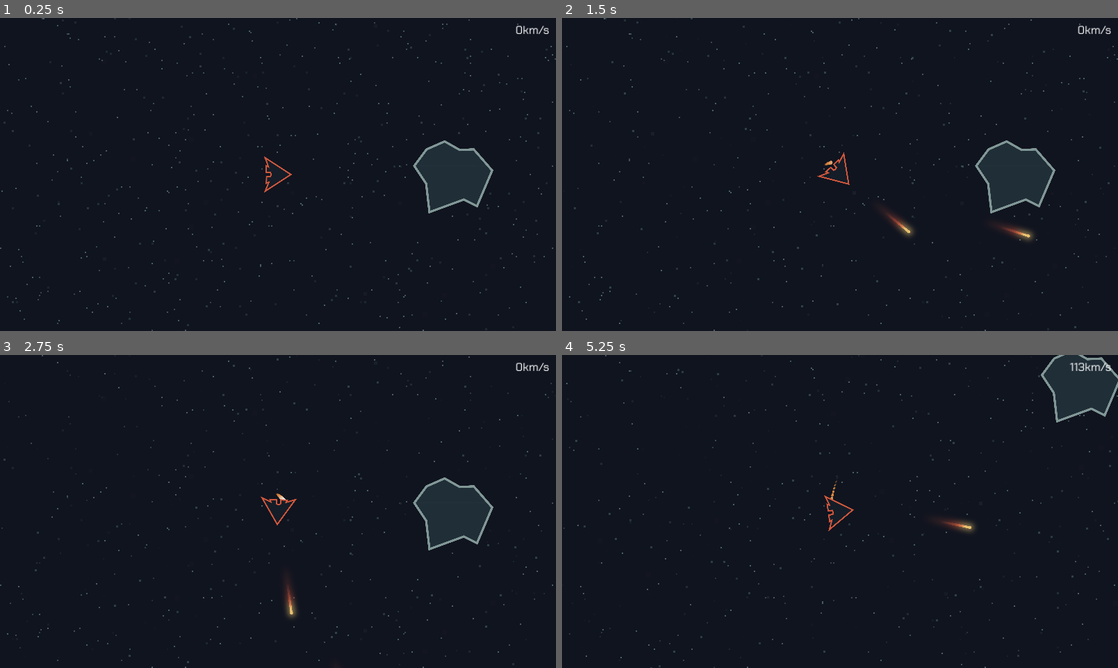
Above: before the commit, frames 1-4 (two rows, left to right).
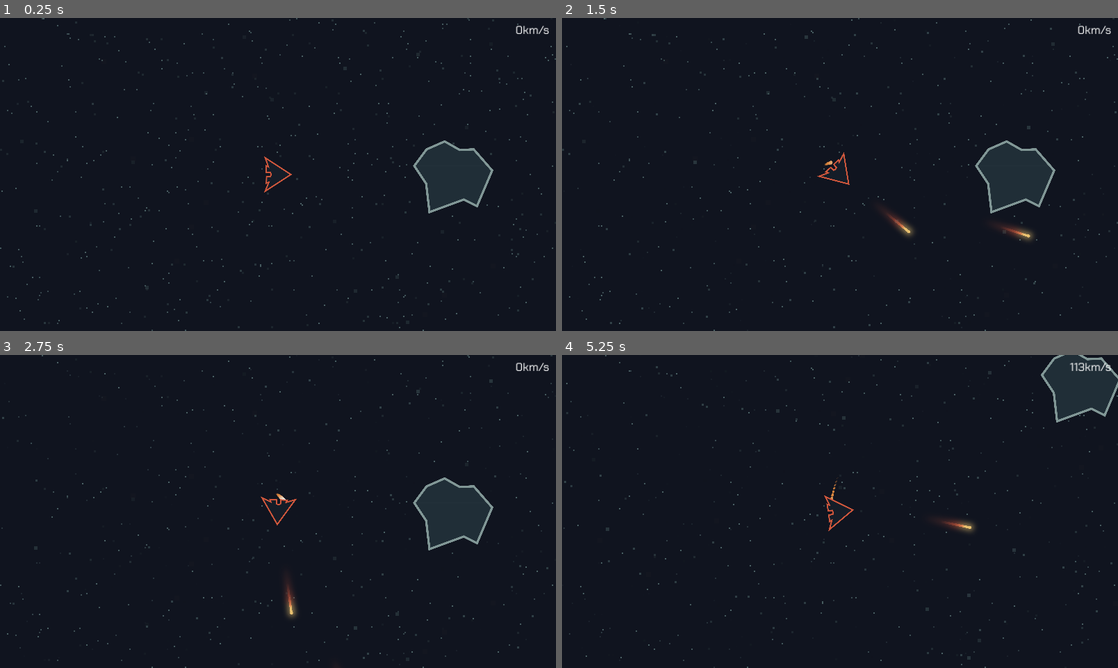
Above: after the commit, the same moments.

Repository: JoeZlonicky/asteroid-miner-prototype
Game: Godot game, scene res://game/game.tscn
Same seed, same stepped clock (60 frames per second), same inputs: the game is played once before the commit and once after it.
Inputs:
- Up to frame 1 (0.25 s): no input
- Up to frame 2 (1.5 s): tap Enter at 0.5 s; hold D (turn_right) 0.53-1.28 s; hold Space (shoot) 0.53-1.28 s; hold S (slow_down) from 1.28 s (still down); tap Space (shoot) at 1.35 s
- Up to frame 3 (2.75 s): release S (slow_down) at 2.03 s; hold D (turn_right) from 2.03 s (still down); hold Space (shoot) from 2.03 s (still down)
- Up to frame 4 (5.25 s): release D (turn_right) at 2.78 s; release Space (shoot) at 2.78 s; hold W (move_forward) 2.78-3.53 s; tap Space (shoot) at 2.85, 4.35 s; hold Space (shoot) 3.53-4.28 s; hold A (turn_left) 3.53-5.03 s; hold S (slow_down) from 5.03 s (still down); hold Space (shoot) from 5.03 s (still down)

The runs differ from the first frame. In frame 1, 0.4% of the frame differs, in the area x 0-98%, y 0-100%; in frame 2, 0.3%; in frame 3, 0.3%; in frame 4, 0.4%.

Commit message:
Reorganized art folder

Diff:
--- a/asteroid/asteroid.tscn
+++ b/asteroid/asteroid.tscn
@@ -1,8 +1,8 @@
 [gd_scene load_steps=8 format=3 uid="uid://ctr02p2rxntst"]
 
 [ext_resource type="Script" path="res://asteroid/asteroid.gd" id="1_but43"]
-[ext_resource type="Texture2D" uid="uid://p6vmxt5j72er" path="res://assets/images/asteroid.svg" id="1_juu16"]
 [ext_resource type="Shader" path="res://assets/shaders/flash.gdshader" id="2_lblnn"]
+[ext_resource type="Texture2D" uid="uid://p6vmxt5j72er" path="res://assets/art/asteroid/asteroid.svg" id="3_gckv0"]
 
 [sub_resource type="ShaderMaterial" id="ShaderMaterial_w7kl3"]
 shader = ExtResource("2_lblnn")
@@ -55,7 +55,7 @@
 [node name="Sprite2D" type="Sprite2D" parent="."]
 material = SubResource("ShaderMaterial_w7kl3")
 scale = Vector2(0.25, 0.25)
-texture = ExtResource("1_juu16")
+texture = ExtResource("3_gckv0")
 
 [node name="CollisionPolygon2D" type="CollisionPolygon2D" parent="."]
 visible = false
--- a/game/background/background.gd
+++ b/game/background/background.gd
@@ -1,8 +1,8 @@
 extends CanvasLayer
 
 
-const FAR_PARALLAX: float = 0.1
-const MEDIUM_PARALLAX: float = 0.2
+const FAR_PARALLAX: float = 0.025
+const MEDIUM_PARALLAX: float = 0.1
 const CLOSE_PARALLAX: float = 1.0
 
 @export var camera: Camera2D = null
--- a/game/background/background.tscn
+++ b/game/background/background.tscn
@@ -26,9 +26,9 @@
 resource_local_to_scene = true
 shader = ExtResource("1_y1l0r")
 shader_parameter/bg_color = Color(0, 0, 0, 0)
-shader_parameter/star_color = Color(0.643137, 0.866667, 0.858824, 0.407843)
+shader_parameter/star_color = Color(0.643137, 0.866667, 0.858824, 0.564706)
 shader_parameter/star_size = 5.0
-shader_parameter/star_density = 0.145
+shader_parameter/star_density = 0.2
 shader_parameter/star_twinkle_speed = 4.0
 shader_parameter/camera_offset = null
 
--- a/game/game.tscn
+++ b/game/game.tscn
@@ -2,7 +2,7 @@
 
 [ext_resource type="Script" path="res://game/game.gd" id="1_rx8ei"]
 [ext_resource type="PackedScene" uid="uid://cac3tpqtq4fos" path="res://game/background/background.tscn" id="2_erpy7"]
-[ext_resource type="FontFile" uid="uid://d4ghy2wdms8ms" path="res://assets/fonts/ChakraPetch-Regular.ttf" id="4_26d38"]
+[ext_resource type="FontFile" uid="uid://d4ghy2wdms8ms" path="res://assets/fonts/chakra_petch_regular.ttf" id="4_26d38"]
 [ext_resource type="PackedScene" uid="uid://bvsf1cud8uuvo" path="res://player/player.tscn" id="5_aldug"]
 [ext_resource type="PackedScene" uid="uid://ctr02p2rxntst" path="res://asteroid/asteroid.tscn" id="6_8y7lx"]
 
--- a/pickup/lost_transmission/lost_transmission.tscn
+++ b/pickup/lost_transmission/lost_transmission.tscn
@@ -1,7 +1,7 @@
 [gd_scene load_steps=6 format=3 uid="uid://5wvss0ur25mc"]
 
 [ext_resource type="PackedScene" uid="uid://khb2p6ufatqq" path="res://pickup/pick_up.tscn" id="1_ljedc"]
-[ext_resource type="Texture2D" uid="uid://clrym8axr6q23" path="res://assets/images/box.svg" id="2_by838"]
+[ext_resource type="Texture2D" uid="uid://clrym8axr6q23" path="res://assets/art/box.svg" id="2_by838"]
 
 [sub_resource type="Animation" id="Animation_1j6rl"]
 length = 0.001
--- a/pickup/ore/ore.tscn
+++ b/pickup/ore/ore.tscn
@@ -2,7 +2,7 @@
 
 [ext_resource type="PackedScene" uid="uid://khb2p6ufatqq" path="res://pickup/pick_up.tscn" id="1_iwq08"]
 [ext_resource type="Script" path="res://pickup/ore/ore.gd" id="2_8mo4b"]
-[ext_resource type="Texture2D" uid="uid://b20drp06672nl" path="res://assets/images/ore.svg" id="2_87qy8"]
+[ext_resource type="Texture2D" uid="uid://b20drp06672nl" path="res://assets/art/asteroid/ore.svg" id="3_wxdmi"]
 
 [sub_resource type="CircleShape2D" id="CircleShape2D_errie"]
 radius = 8.06226
@@ -12,7 +12,7 @@
 
 [node name="Sprite2D" type="Sprite2D" parent="." index="0"]
 scale = Vector2(0.25, 0.25)
-texture = ExtResource("2_87qy8")
+texture = ExtResource("3_wxdmi")
 
 [node name="CollisionShape2D" type="CollisionShape2D" parent="." index="1"]
 shape = SubResource("CircleShape2D_errie")
--- a/player/equipment/thrusters/trail.tscn
+++ b/player/equipment/thrusters/trail.tscn
@@ -1,6 +1,6 @@
 [gd_scene load_steps=9 format=3 uid="uid://dy3hoscn5tnmm"]
 
-[ext_resource type="Texture2D" uid="uid://b3571hwejk632" path="res://assets/images/circle.svg" id="1_jnkvt"]
+[ext_resource type="Texture2D" uid="uid://b3571hwejk632" path="res://assets/art/circle/circle.svg" id="1_jnkvt"]
 
 [sub_resource type="Curve" id="Curve_maiin"]
 _data = [Vector2(0, 1), 0.0, 0.0, 0, 0, Vector2(1, 0), 0.0, 0.0, 0, 0]
--- a/player/player.tscn
+++ b/player/player.tscn
@@ -1,7 +1,7 @@
 [gd_scene load_steps=7 format=3 uid="uid://bvsf1cud8uuvo"]
 
 [ext_resource type="Script" path="res://player/player.gd" id="1_dvebg"]
-[ext_resource type="Texture2D" uid="uid://bsivagbf4f1jm" path="res://assets/images/player_ship.svg" id="2_p65gm"]
+[ext_resource type="Texture2D" uid="uid://bsivagbf4f1jm" path="res://assets/art/player_ship.svg" id="2_p65gm"]
 [ext_resource type="PackedScene" uid="uid://clydoun60iql" path="res://player/equipment/blaster/blaster.tscn" id="3_45gt5"]
 [ext_resource type="PackedScene" uid="uid://c5xxfcf4yrqqj" path="res://player/equipment/thrusters/thrusters.tscn" id="4_b6qkp"]
 [ext_resource type="PackedScene" uid="uid://b3sleru8ecrea" path="res://player/equipment/pickup_vacuum/pickup_vacuum.tscn" id="5_dbl1g"]
--- a/projectiles/projectile.tscn
+++ b/projectiles/projectile.tscn
@@ -1,10 +1,10 @@
 [gd_scene load_steps=10 format=3 uid="uid://drufal4f2uggw"]
 
 [ext_resource type="Script" path="res://projectiles/projectile.gd" id="1_q7kbu"]
-[ext_resource type="Texture2D" uid="uid://cbjvxn16yhehg" path="res://assets/images/laser.svg" id="2_i4l73"]
-[ext_resource type="Texture2D" uid="uid://bpl0ul6oo7q11" path="res://assets/images/laser_glow.png" id="3_v7r88"]
-[ext_resource type="Texture2D" uid="uid://b3571hwejk632" path="res://assets/images/circle.svg" id="4_go515"]
-[ext_resource type="Texture2D" uid="uid://1k2dtdca40ao" path="res://assets/images/circle_glow.png" id="5_2lhch"]
+[ext_resource type="Texture2D" uid="uid://cbjvxn16yhehg" path="res://assets/art/laser/laser.svg" id="2_i4l73"]
+[ext_resource type="Texture2D" uid="uid://bpl0ul6oo7q11" path="res://assets/art/laser/laser_glow.png" id="3_v7r88"]
+[ext_resource type="Texture2D" uid="uid://b3571hwejk632" path="res://assets/art/circle/circle.svg" id="4_go515"]
+[ext_resource type="Texture2D" uid="uid://1k2dtdca40ao" path="res://assets/art/circle/circle_glow.png" id="5_2lhch"]
 
 [sub_resource type="Animation" id="Animation_csqgo"]
 length = 0.001
Renamed: assets/images/asteroid.svg -> assets/art/asteroid/asteroid.svg
Not shown, changed: assets/art/asteroid/asteroid.svg.import
Renamed: assets/images/ore.svg -> assets/art/asteroid/ore.svg
Not shown, changed: assets/art/asteroid/ore.svg.import
Renamed: assets/images/box.svg -> assets/art/box.svg
Not shown, changed: assets/art/box.svg.import
Renamed: assets/images/circle.svg -> assets/art/circle/circle.svg
Not shown, changed: assets/art/circle/circle.svg.import
Renamed: assets/images/circle_glow.png -> assets/art/circle/circle_glow.png
Not shown, changed: assets/art/circle/circle_glow.png.import
Renamed: assets/images/laser.svg -> assets/art/laser/laser.svg
Not shown, changed: assets/art/laser/laser.svg.import
(and 8 more such lines)
